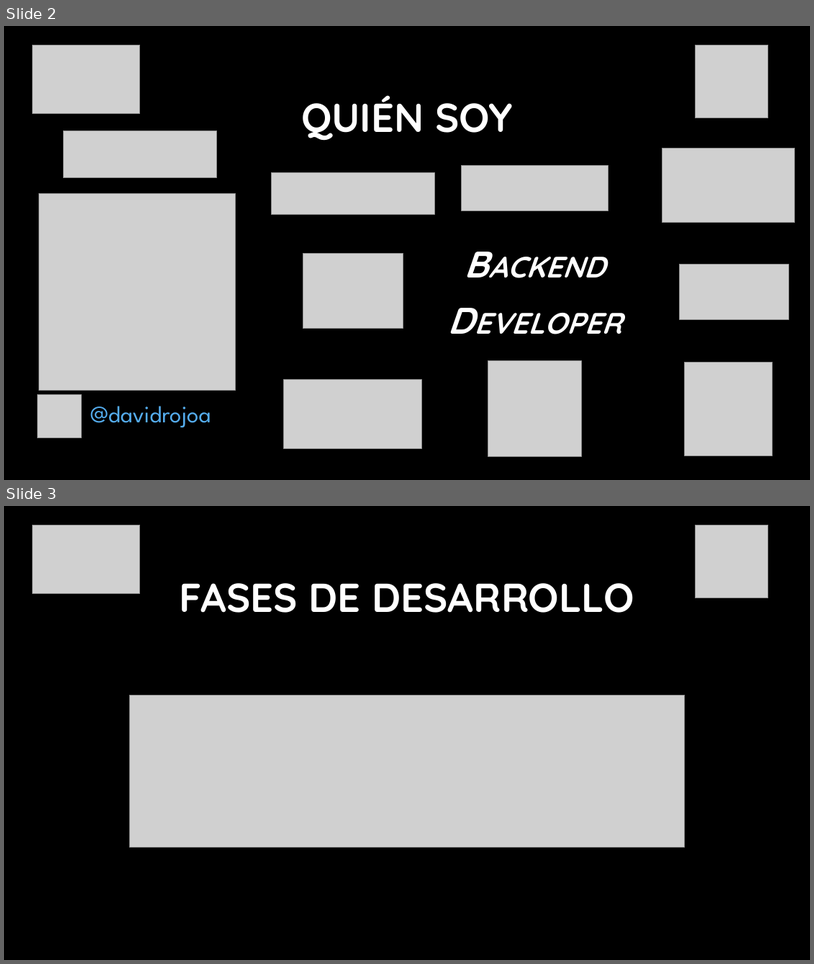
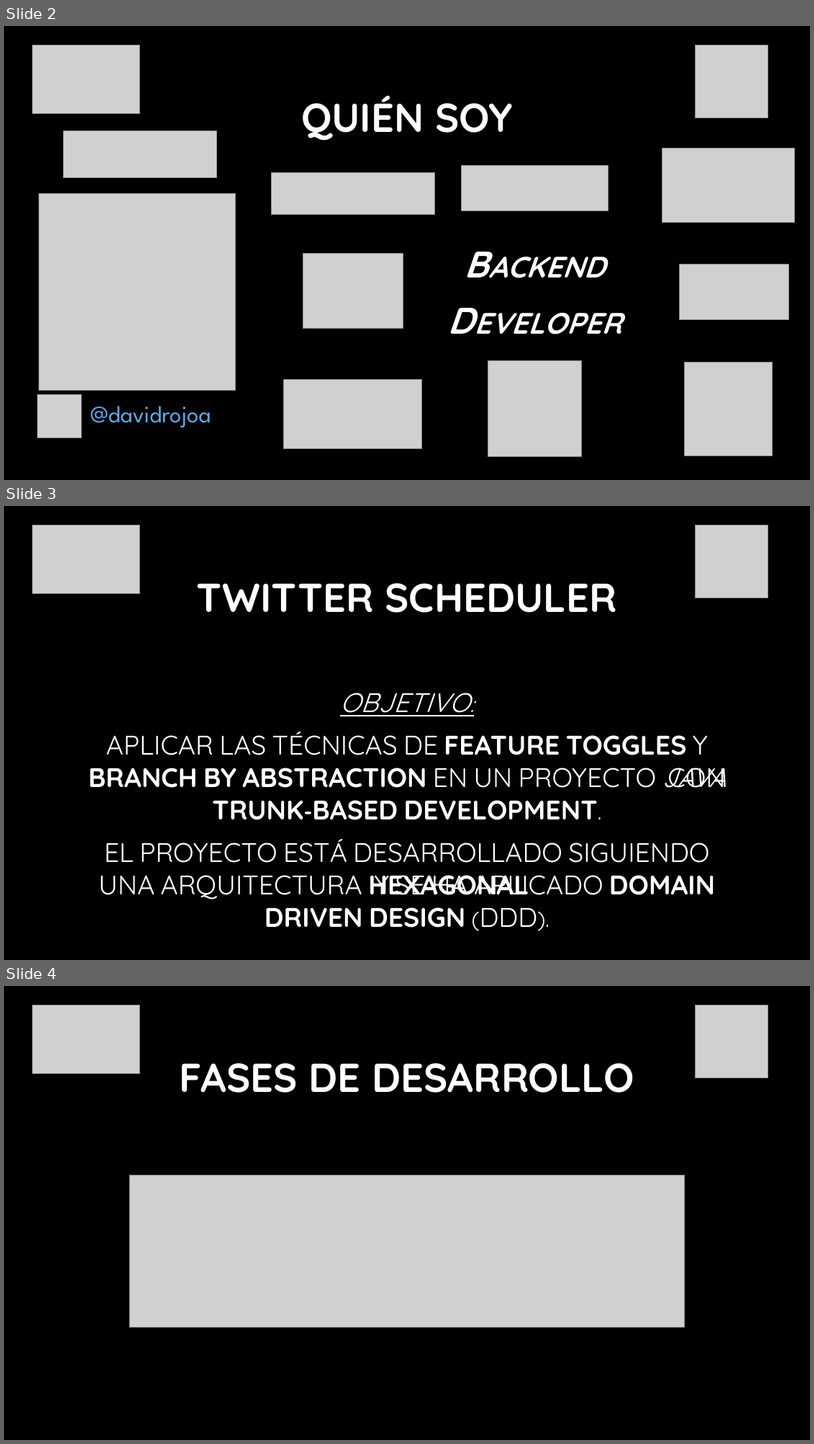
Before and after one commit to MasterCloudApps-Projects/TwitterScheduler, a slide deck: docs/slides/presentacion-twitter-scheduler.pptx. Shown one above the other, each under a label of ours: slides 2 and 3 before the commit, slides 2, 3 and 4 after it. The pictures are 814x964 and 814x1444 pixels, drawn with LibreOffice and Linux fonts; fonts in the diff are those of the drawing; grey boxes stand for pictures; background and template pictures are left out. Boxes give left, top, right and bottom in pixels: in the first picture for what was removed or moved away, otherwise in the second. Text is boxed around its words. In the diff, an @@ line names an element or a change of style, - is before the commit and + after.

Commit message:
update slides

```diff
--- a/docs/slides/presentacion-twitter-scheduler.pptx
+++ b/docs/slides/presentacion-twitter-scheduler.pptx
@@ slide 3 added at (4,506,810,960), background picture (left out) @@
@@ picture added at (32,525,140,593) @@
@@ picture added at (695,525,769,598) @@
@@ text added at (197,583,617,613), 48 pt, text gradient #FFFFFF to #A6A6A6, bold @@
+TWITTER SCHEDULER
@@ text added at (88,692,726,927), 32 pt, text gradient #FFFFFF to #BFBFBF, small capitals @@
+OBJETIVO:
+APLICAR LAS TÉCNICAS DE FEATURE TOGGLES Y BRANCH BY ABSTRACTION EN UN PROYECTO JAVA CON TRUNK-BASED DEVELOPMENT.
+EL PROYECTO ESTÁ DESARROLLADO SIGUIENDO UNA ARQUITECTURA HEXAGONAL Y SE HA APLICADO DOMAIN DRIVEN DESIGN (DDD).
@@ what was slide 3 is now slide 4 @@
```
Also in this commit, not shown: 1 other file.
